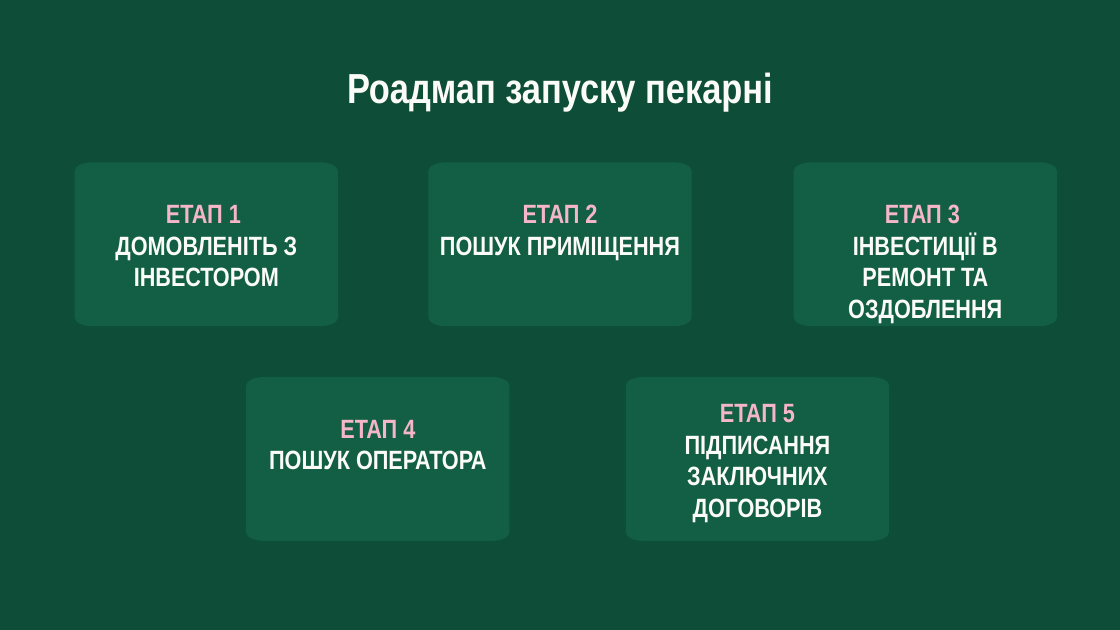
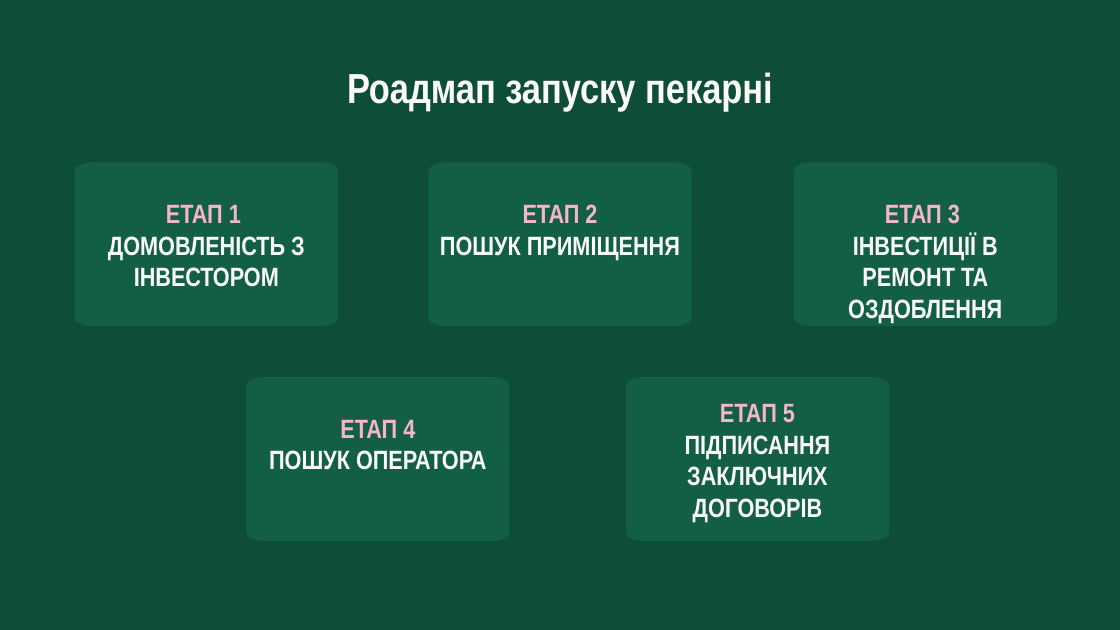
Before and after one commit to denfidiriv-cmyk/xcrypto, a slide deck: slide 28 of presentation_latest.pptx. Drawn at 1120x630 pixels with LibreOffice and Linux fonts; fonts in the diff are those of the drawing. Boxes give left, top, right and bottom in pixels: in the first picture for what was removed or moved away, otherwise in the second. Text is boxed around its words. In the diff, an @@ line names an element or a change of style, - is before the commit and + after.

```diff
--- a/presentation_latest.pptx
+++ b/presentation_latest.pptx
@@ text at [108,236,305,287]: text changed @@
-ДОМОВЛЕНІТЬ З ІНВЕСТОРОМ
+ДОМОВЛЕНІСТЬ З ІНВЕСТОРОМ
```
Also in this commit, not shown: 7 other slides changed.
